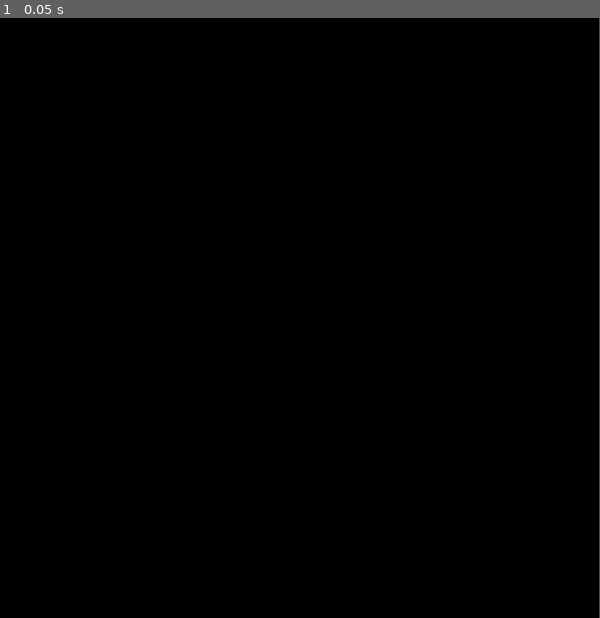
Above: before the commit, frame 1.
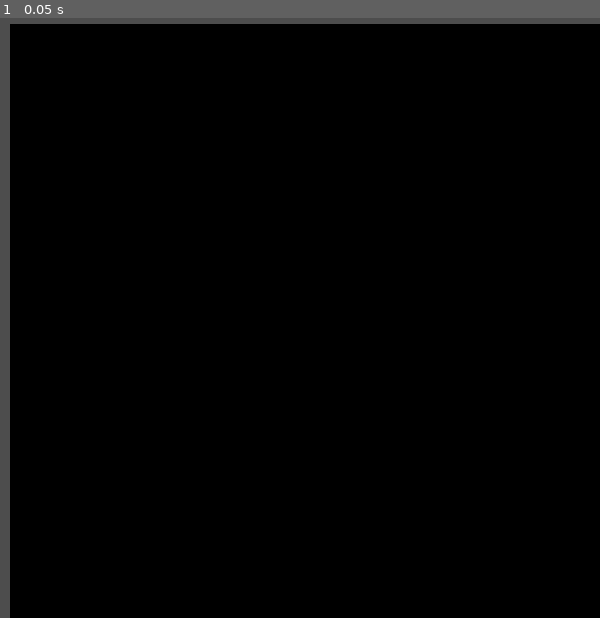
Above: after the commit, the same moment.

Repository: aortez/tree-sim
Game: Godot game, scene res://main.tscn
Two runs of this game, one before a commit and one after it. Both use one fixed random seed, a clock stepped at 60 frames per second and the inputs below.
Inputs:
- Up to frame 1 (0.05 s): no input

The runs differ from the first frame. In frame 1, 2.8% of the frame differs, in the area x 0-100%, y 0-100%.

Commit message:
Cleaned up structure.
Basically just renamining stuff from
"GDExample" -> "TreeSim".

Diff:
--- a/demo/display.gdshader
+++ b/demo/display.gdshader
@@ -3,20 +3,6 @@
 uniform float[1600] world;
 
 void fragment() {
-	// world is 2D array, indexed by i = y * width + x
-
-	// point coord is 2d coordinates for this pixel
-
-	// if pixel is out of bounds of world, don't draw it.
-
-
-	//float x = POINT_COORD.x;
-	//float y = POINT_COORD.y;
-	//
-	//int i = int(y * 10.0 + x) % world.length();
-	//float r = 0.0;
-	//float g = 0.0;
-	//float b = world[90];
 	int width = 40;
 	int height = 40;
 	int x = int(UV.x * float(width));
--- a/demo/gd_example.gd
+++ /dev/null
@@ -1,4 +0,0 @@
-extends Node2D
-
-func _on_position_changed(node: Object, new_pos: Vector2) -> void:
-	print("The position of " + node.get_class() + " is now " + str(new_pos))
--- a/demo/main.gdshader
+++ b/demo/main.gdshader
@@ -12,10 +12,10 @@
     //COLOR = vec4(UV.x, UV.y, 0.5, 1.0);
 //}
 
-void vertex() {
+//void vertex() {
     //VERTEX.x += (10.0 * sin(TIME)); // offset vertex x by sine function on time elapsed
 	//VERTEX.y += (10.0 * cos(TIME)); // offset vertex x by sine function on time elapsed
-}
+//}
 
 void fragment() {
     vec2 z, c;
--- a/demo/main.tscn
+++ b/demo/main.tscn
@@ -1,25 +1,26 @@
 [gd_scene load_steps=4 format=3 uid="uid://chp2vv6e4vhib"]
 
-[ext_resource type="Script" path="res://tree_world.gd" id="2_am0ns"]
+[ext_resource type="Script" path="res://treesim.gd" id="2_ecj72"]
 [ext_resource type="Shader" path="res://display.gdshader" id="4_ynne7"]
 
-[sub_resource type="ShaderMaterial" id="ShaderMaterial_6irjn"]
+[sub_resource type="ShaderMaterial" id="ShaderMaterial_6r2ie"]
 shader = ExtResource("4_ynne7")
 shader_parameter/world = null
 
-[node name="Node2D" type="Node2D"]
+[node name="TreeInABox" type="Node2D"]
+script = ExtResource("2_ecj72")
 
-[node name="TreeWorld" type="Node" parent="."]
-script = ExtResource("2_am0ns")
-
-[node name="World" type="GDExample" parent="TreeWorld"]
-amplitude = 0.0
+[node name="TreeSim" type="TreeSim" parent="."]
+speed = 0.0
+position = Vector2(10, 20)
 centered = false
 
-[node name="WorldDisplay" type="ColorRect" parent="TreeWorld"]
-material = SubResource("ShaderMaterial_6irjn")
-offset_right = 599.0
-offset_bottom = 602.0
+[node name="Display" type="ColorRect" parent="."]
+material = SubResource("ShaderMaterial_6r2ie")
+offset_left = 10.0
+offset_top = 6.0
+offset_right = 606.0
+offset_bottom = 608.0
 
-[connection signal="position_changed" from="TreeWorld/World" to="TreeWorld/World" method="_on_position_changed"]
-[connection signal="world_updated" from="TreeWorld/World" to="TreeWorld" method="_on_world_world_updated"]
+[connection signal="position_changed" from="TreeSim" to="." method="_on_tree_sim_position_changed"]
+[connection signal="world_updated" from="TreeSim" to="." method="_on_tree_sim_world_updated"]
--- a/demo/tree_world.gd
+++ /dev/null
@@ -1,15 +0,0 @@
-extends Node
-
-@onready var world_display = $WorldDisplay
-
-# Called when the node enters the scene tree for the first time.
-func _ready() -> void:
-	pass # Replace with function body.
-
-# Called every frame. 'delta' is the elapsed time since the previous frame.
-func _process(_delta: float) -> void:
-	pass
-
-func _on_world_world_updated(_node: Object, new_world: Array) -> void:
-	#print("World updated! " + node.get_class() + "'s world is " + str(new_world))
-	world_display.get_material().set_shader_parameter("world", new_world)
--- /dev/null
+++ b/demo/treesim.gd
@@ -0,0 +1,19 @@
+extends Node
+
+@onready var world_display = $Display
+
+func _ready() -> void:
+	# Called when the node enters the scene tree for the first time.
+	pass
+
+func _process(_delta: float) -> void:
+	# Called every frame. 'delta' is the elapsed time since the previous frame.
+	pass
+
+func _on_tree_sim_position_changed(_node: Object, _new_pos: Vector2) -> void:
+	#print("wow")
+	pass
+
+func _on_tree_sim_world_updated(_node: Object, new_world: Array) -> void:
+	#print("World updated! " + node.get_class() + "'s world is " + str(new_world))
+	world_display.get_material().set_shader_parameter("world", new_world)
Not shown, changed: .gitignore
Not shown, changed: SConstruct
Not shown, added: demo/bin/treesim.gdextension
Not shown, added: src/TreeSim.cpp
Not shown, added: src/TreeSim.h
Not shown, removed: src/gdexample.cpp
Not shown, removed: src/gdexample.h
Not shown, changed: src/register_types.cpp
Not shown, changed: src/register_types.h
